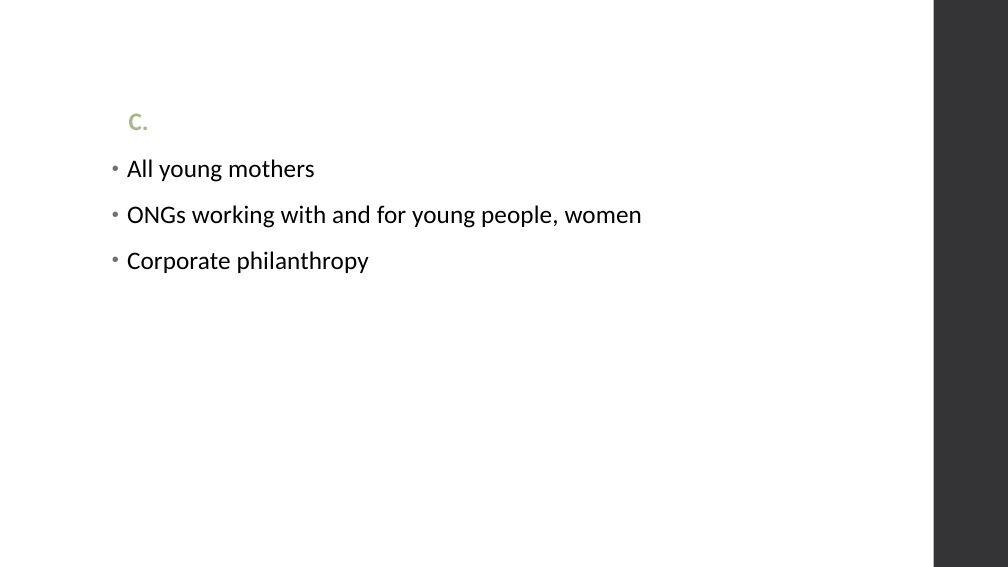
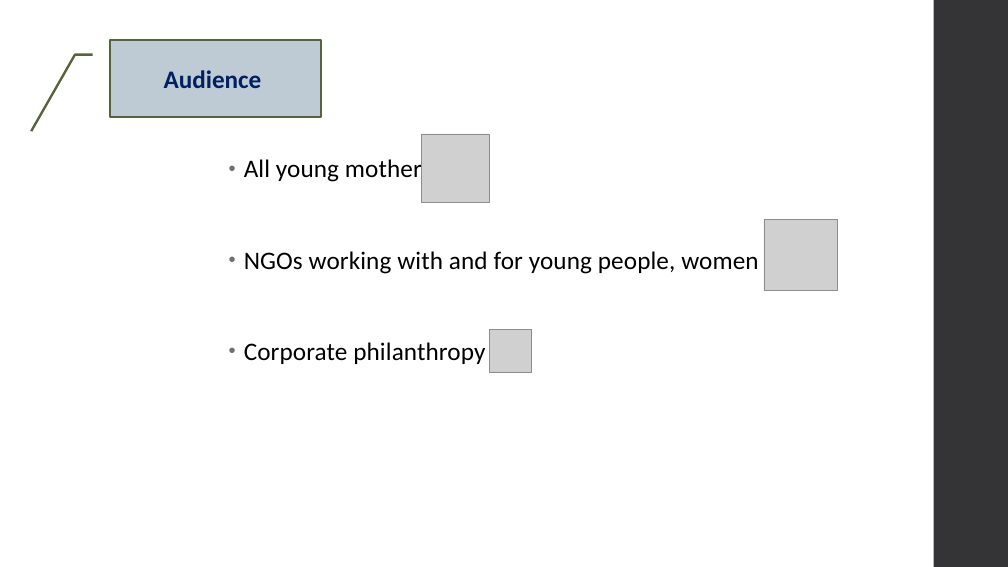
Before and after one commit to Maickery/Child_of_change, a slide deck: slide 5 of Result/Presentation.pptx. Drawn at 1008x567 pixels with LibreOffice and Linux fonts; fonts in the diff are those of the drawing; grey boxes stand for pictures. Boxes give left, top, right and bottom in pixels: in the first picture for what was removed or moved away, otherwise in the second. Text is boxed around its words. In the diff, an @@ line names an element or a change of style, - is before the commit and + after.

```diff
--- a/Result/Presentation.pptx
+++ b/Result/Presentation.pptx
@@ border callout added at (110,40,321,117), fill #BECBD5, outline #56633D 2.25 pt, 24 pt, text #002060, bold @@
+  Audience
@@ picture added at (421,134,489,202) @@
@@ text "All young mothers": place and size @@
-text "All young mothers" at (127,159,642,273)
+text "All young mothers" at (244,157,758,364)
@@ picture added at (765,219,838,290) @@
@@ text at (244,251,758,274): text changed @@
-• ONGs working with and for young people, women
+• NGOs working with and for young people, women
@@ picture added at (489,330,532,372) @@
```
Also in this commit, not shown: 9 other slides changed, 3 slides added, 1 slide removed, 26 other files.
